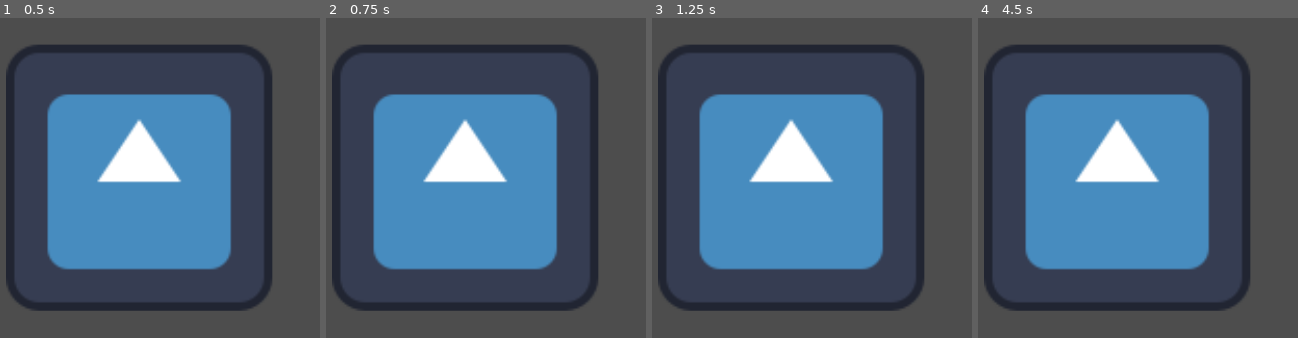
Above: before the commit, frames 1-4 (left to right).
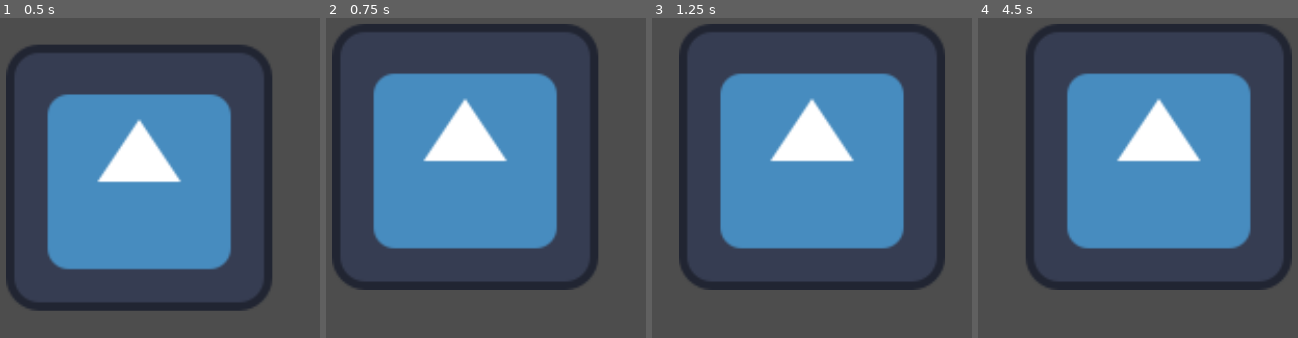
Above: after the commit, the same moments.

Repository: johannfh/RiftStrike
Game: Godot game, scene res://World.tscn
Two runs of this game, one before a commit and one after it. Both use one fixed random seed, a clock stepped at 60 frames per second and the inputs below. The engine's default icon, where the game draws it, is replaced by a stand-in: a white triangle on a blue panel in a dark square.
Inputs:
- Up to frame 1 (0.5 s): no input
- Up to frame 2 (0.75 s): tap Enter at 0.5 s; tap S (camera_down, bound only after the commit) at 0.6 s
- Up to frame 3 (1.25 s): tap A (camera_left, bound only after the commit) at 0.8 s
- Up to frame 4 (4.5 s): tap Space at 1.25, 2.75, 4.25 s; tap A (camera_left, bound only after the commit) at 1.35, 3.8, 4.35 s; tap D (camera_right, bound only after the commit) at 1.55, 2.1 s; tap Enter at 2, 3.5 s; tap W (camera_up, bound only after the commit) at 2.3, 2.85 s; tap S (camera_down, bound only after the commit) at 3.05, 3.6 s

Frame 1 is identical in both runs. In frame 2, 21% of the frame differs, in the area x 1-85%, y 1-92%; in frame 3, 34%; in frame 4, 39%, in the area x 1-99%, y 1-92%.

Commit message:
make camera move and remove old panel from selection area

Diff:
--- a/Camera.gd
+++ b/Camera.gd
@@ -1 +1,12 @@
 extends Camera2D
+
+@export_range(10, 500, 1) var camera_move_speed = 150
+
+func _process(delta: float) -> void:
+	var direction = Vector2.ZERO
+
+	direction.x = Input.get_axis("camera_left", "camera_right")
+	direction.y = Input.get_axis("camera_up", "camera_down")
+
+	direction = direction.normalized()
+	position += direction * delta * camera_move_speed
--- a/project.godot
+++ b/project.godot
@@ -27,3 +27,27 @@
 "events": [Object(InputEventMouseButton,"resource_local_to_scene":false,"resource_name":"","device":-1,"window_id":0,"a …(258 unchanged characters)…
 ]
 }
+camera_left={
+"deadzone": 0.5,
+"events": [Object(InputEventKey,"resource_local_to_scene":false,"resource_name":"","device":-1,"window_id":0,"alt_pressed":false,"shift_pressed":false,"ctrl_pressed":false,"meta_pressed":false,"pressed":false,"keycode":0,"physical_keycode":65,"key_label":0,"unicode":97,"location":0,"echo":false,"script":null)
+, Object(InputEventKey,"resource_local_to_scene":false,"resource_name":"","device":-1,"window_id":0,"alt_pressed":false,"shift_pressed":false,"ctrl_pressed":false,"meta_pressed":false,"pressed":false,"keycode":0,"physical_keycode":4194319,"key_label":0,"unicode":0,"location":0,"echo":false,"script":null)
+]
+}
+camera_right={
+"deadzone": 0.5,
+"events": [Object(InputEventKey,"resource_local_to_scene":false,"resource_name":"","device":-1,"window_id":0,"alt_pressed":false,"shift_pressed":false,"ctrl_pressed":false,"meta_pressed":false,"pressed":false,"keycode":0,"physical_keycode":68,"key_label":0,"unicode":100,"location":0,"echo":false,"script":null)
+, Object(InputEventKey,"resource_local_to_scene":false,"resource_name":"","device":-1,"window_id":0,"alt_pressed":false,"shift_pressed":false,"ctrl_pressed":false,"meta_pressed":false,"pressed":false,"keycode":0,"physical_keycode":4194321,"key_label":0,"unicode":0,"location":0,"echo":false,"script":null)
+]
+}
+camera_up={
+"deadzone": 0.5,
+"events": [Object(InputEventKey,"resource_local_to_scene":false,"resource_name":"","device":-1,"window_id":0,"alt_pressed":false,"shift_pressed":false,"ctrl_pressed":false,"meta_pressed":false,"pressed":false,"keycode":0,"physical_keycode":87,"key_label":0,"unicode":119,"location":0,"echo":false,"script":null)
+, Object(InputEventKey,"resource_local_to_scene":false,"resource_name":"","device":-1,"window_id":0,"alt_pressed":false,"shift_pressed":false,"ctrl_pressed":false,"meta_pressed":false,"pressed":false,"keycode":0,"physical_keycode":4194320,"key_label":0,"unicode":0,"location":0,"echo":false,"script":null)
+]
+}
+camera_down={
+"deadzone": 0.5,
+"events": [Object(InputEventKey,"resource_local_to_scene":false,"resource_name":"","device":-1,"window_id":0,"alt_pressed":false,"shift_pressed":false,"ctrl_pressed":false,"meta_pressed":false,"pressed":false,"keycode":0,"physical_keycode":83,"key_label":0,"unicode":115,"location":0,"echo":false,"script":null)
+, Object(InputEventKey,"resource_local_to_scene":false,"resource_name":"","device":-1,"window_id":0,"alt_pressed":false,"shift_pressed":false,"ctrl_pressed":false,"meta_pressed":false,"pressed":false,"keycode":0,"physical_keycode":4194322,"key_label":0,"unicode":0,"location":0,"echo":false,"script":null)
+]
+}
